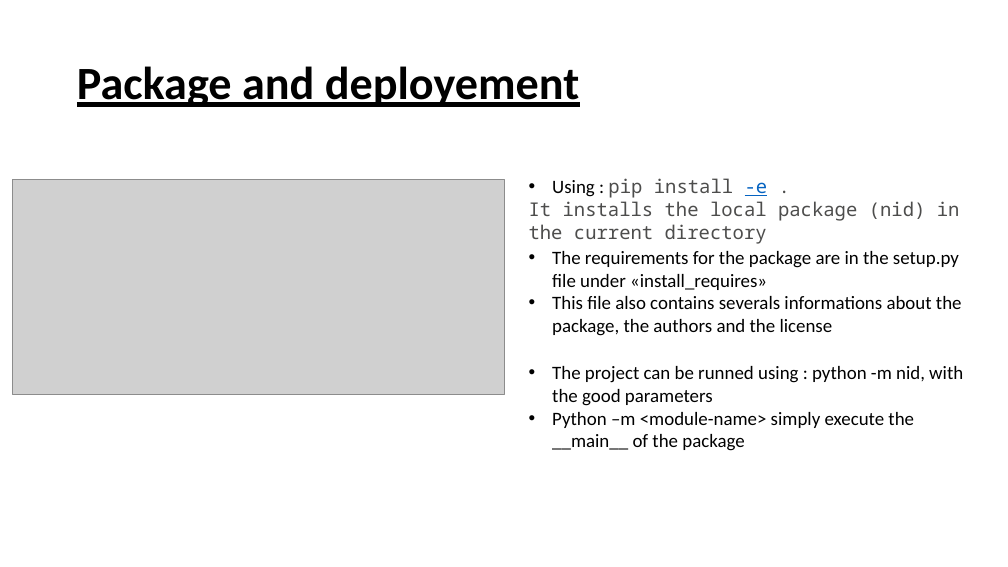
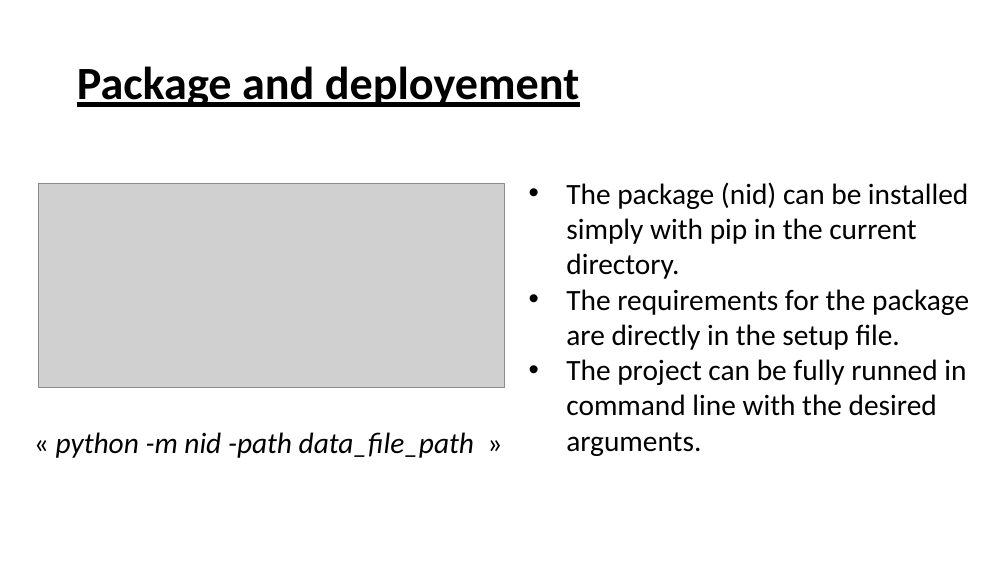
Before and after one commit to gatrikh/project_m05, a slide deck: slide 10 of presentation/presentation.pptx. Drawn at 1008x567 pixels with LibreOffice and Linux fonts; fonts in the diff are those of the drawing; grey boxes stand for pictures. Boxes give left, top, right and bottom in pixels: in the first picture for what was removed or moved away, otherwise in the second. Text is boxed around its words. In the diff, an @@ line names an element or a change of style, - is before the commit and + after.

```diff
--- a/presentation/presentation.pptx
+++ b/presentation/presentation.pptx
@@ picture: place and size @@
-picture at (13,180,504,395)
+picture at (39,184,504,388)
@@ text at (566,182,969,456): text changed; size 18 to 28 pt; font Noto Sans Mono to Calibri; text colour #4D4D4C to #000000 @@
-• Using : pip install -e .
-It installs the local package (nid) in the current directory
+• The package (nid) can be installed simply with pip in the current directory.
+• The requirements for the package are directly in the setup file.
+• The project can be fully runned in command line with the desired arguments.
@@ text removed at (552,251,962,336) @@
-• The requirements for the package are in the setup.py file under «install_requires»
-• This file also contains severals informations about the package, the authors and the license
@@ text removed at (552,366,963,451) @@
-• The project can be runned using : python -m nid, with the good parameters
-• Python –m <module-name> simply execute the __main__ of the package
@@ text added at (56,432,474,458), 28 pt, text #000000, italic @@
+« python -m nid -path data_file_path »
```
Also in this commit, not shown: 3 other slides changed, 1 other file.
